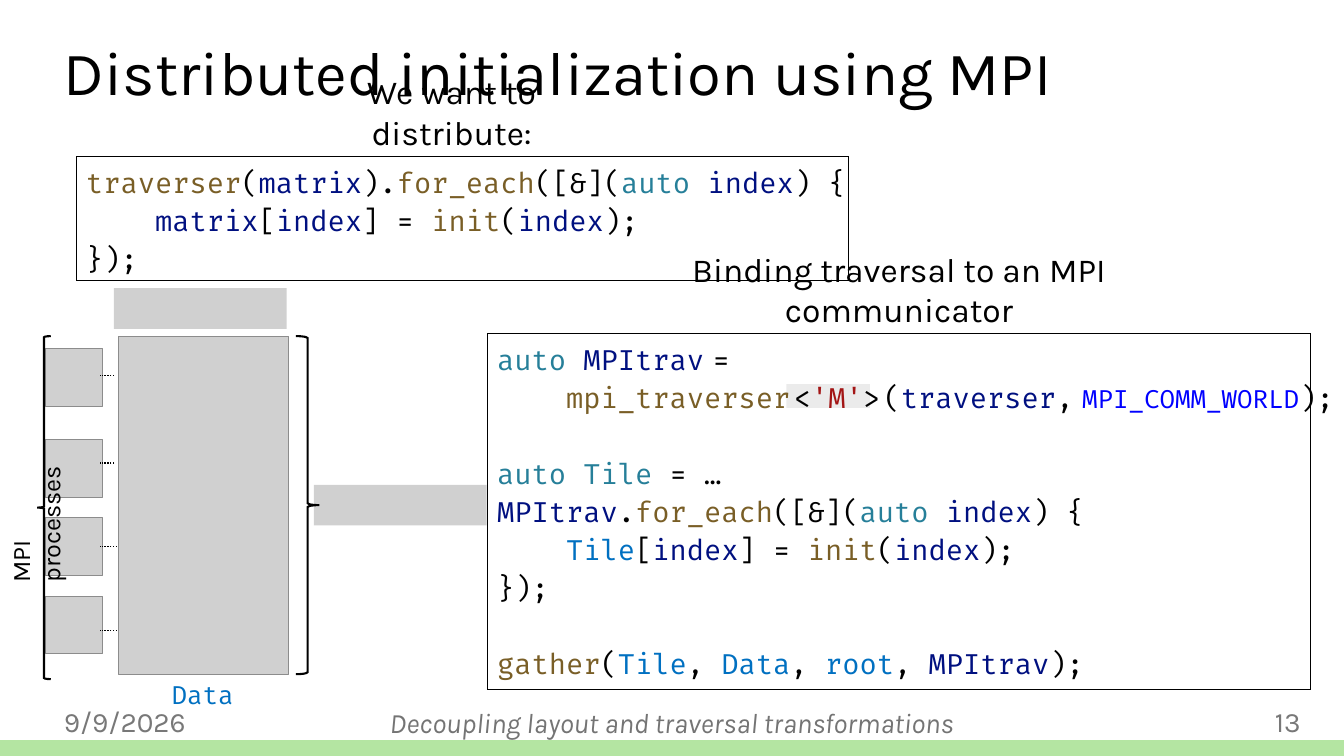
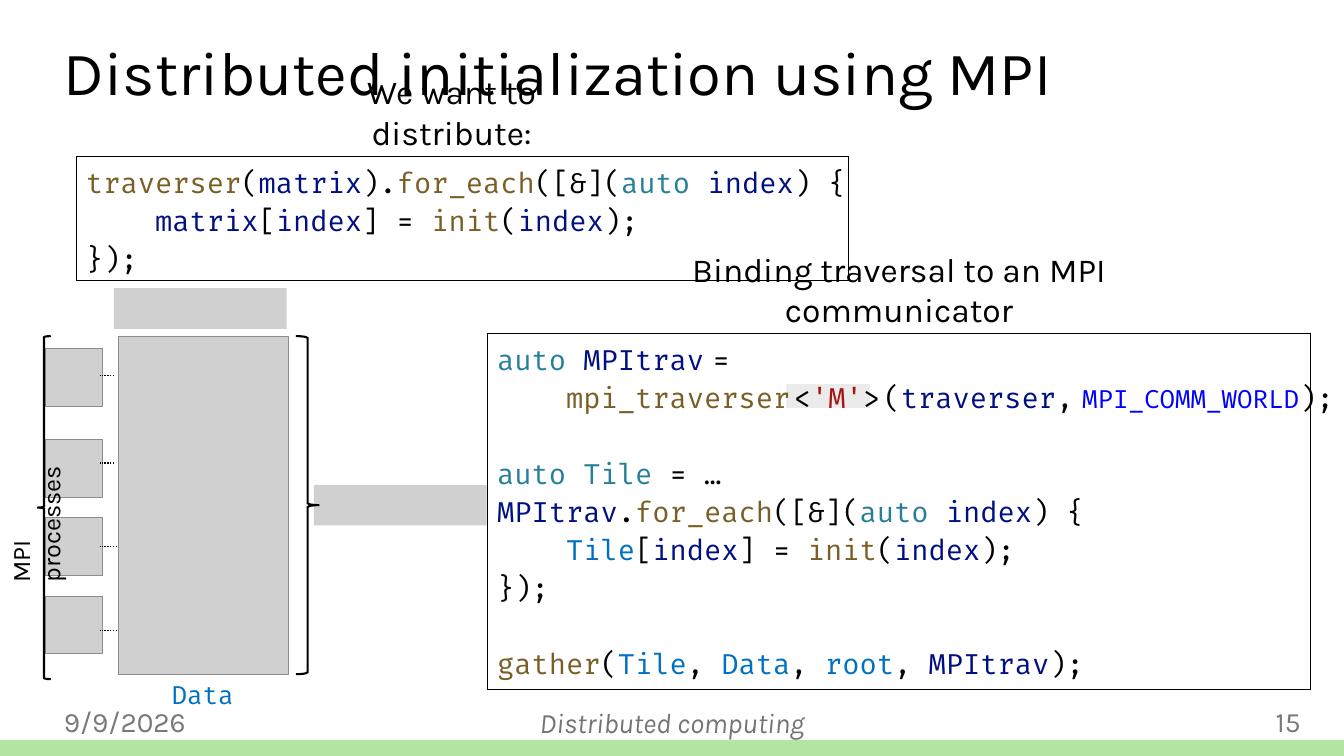
Before and after one commit to jiriklepl/phd-thesis, a slide deck: slide 15 of defense/Optimizing Memory Layouts and Traversal Orders in High-Performance Computing.pptx (slide 13 before the commit). Drawn at 1344x756 pixels with LibreOffice and Linux fonts; fonts in the diff are those of the drawing; grey boxes stand for pictures; background and template pictures are left out. Boxes give left, top, right and bottom in pixels: in the first picture for what was removed or moved away, otherwise in the second. Text is boxed around its words. In the diff, an @@ line names an element or a change of style, - is before the commit and + after.

```diff
--- a/defense/Optimizing Memory Layouts and Traversal Orders in High-Performance Computing.pptx
+++ b/defense/Optimizing Memory Layouts and Traversal Orders in High-Performance Computing.pptx
@@ text at box(540, 714, 804, 741): text changed @@
-Decoupling layout and traversal transformations
+Distributed computing
@@ page number at box(1276, 714, 1301, 733): text changed @@
-13
+15
```
Also in this commit, not shown: 21 other slides changed, 2 slides added.
